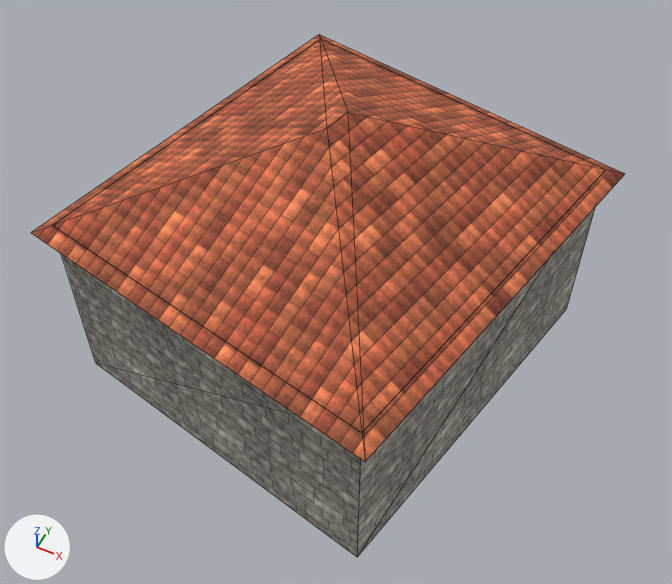
Before and after pictures for a commit that changed the glTF model world/bridgehollow/export/models/buildings/bld_gate_watch.glb.
One viewpoint serves both versions: a camera (50 mm lens) standing at (5.96, -11.97, 16.43) and looking at (0.35, -0.75, 2.4). Lighting does not change. The marker at lower left points along +X, +Y and +Z. The older version comes first. Mesh edges are drawn as thin lines. Vertices at exactly the same position are counted once.

The first picture shows 'bld_gate_watch'.
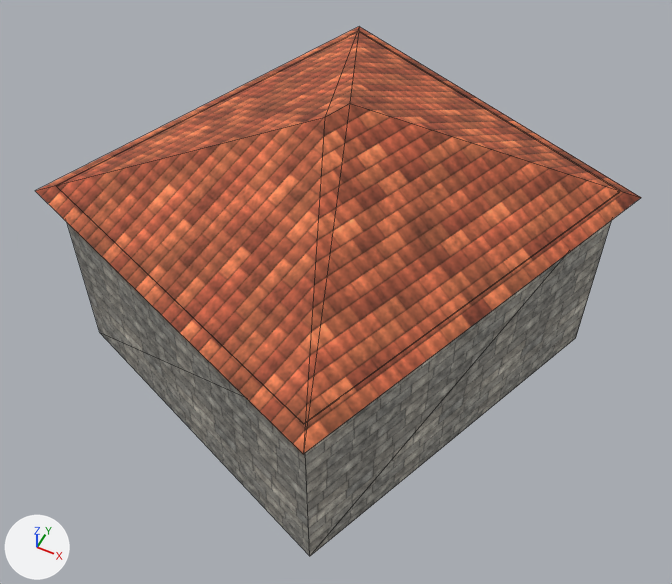
Location of each change, [x1, y1, x2, y2] in pixels of the pictures (672 x 584 px; the box of a moved part takes in the faces that stretch with it):
'bld_gate_watch', reshaped
    before: [31, 34, 625, 557]
    after: [36, 27, 641, 556]
part 1 of me_bld_gate_watch, moved or reshaped
    before: [31, 34, 625, 462]
    after: [36, 27, 641, 454]
part 2 of me_bld_gate_watch, moved or reshaped
    before: [61, 208, 595, 557]
    after: [67, 175, 612, 556]

Patch to the scene script:
```diff
--- a/world/bridgehollow/export/models/buildings/bld_gate_watch.glb.py
+++ b/world/bridgehollow/export/models/buildings/bld_gate_watch.glb.py
@@ me_bld_gate_watch @@
 # used by ob_bld_gate_watch; location = (0.0, 0.0, 0.0)
-me_bld_gate_watch.from_pydata(...)  # 18 vertices, 16 faces; spans x -4.78..4.78, y -5.01..5.01, z 0.0..6.07
-me_bld_gate_watch.vertices[6].co = (2.74, -4.65, 0.0)  # pixel (357, 557)
-me_bld_gate_watch.vertices[7].co = (4.42, 3.09, 0.0)  # pixel (566, 308)
-me_bld_gate_watch.vertices[8].co = (4.42, 3.09, 4.24)  # pixel (605, 169)
-me_bld_gate_watch.vertices[9].co = (2.74, -4.65, 4.24)  # pixel (361, 432)
-me_bld_gate_watch.vertices[10].co = (-2.74, 4.65, 0.0)
-me_bld_gate_watch.vertices[11].co = (-2.74, 4.65, 4.24)  # pixel (320, 38)
-me_bld_gate_watch.vertices[12].co = (-4.42, -3.09, 0.0)  # pixel (95, 363)
-me_bld_gate_watch.vertices[13].co = (-4.42, -3.09, 4.24)  # pixel (52, 225)
-me_bld_gate_watch.vertices[14].co = (2.74, -4.65, 4.22)  # pixel (361, 433)
-me_bld_gate_watch.vertices[15].co = (4.42, 3.09, 4.22)  # pixel (605, 170)
-me_bld_gate_watch.vertices[16].co = (-2.74, 4.65, 4.22)  # pixel (320, 39)
-me_bld_gate_watch.vertices[17].co = (-4.42, -3.09, 4.22)  # pixel (52, 225)
+me_bld_gate_watch.from_pydata(...)  # 18 vertices, 16 faces; spans x -5.26..5.26, y -5.43..5.43, z 0.0..6.28
+# me_bld_gate_watch part 1: the loose piece of 6 vertices spanning x -4.78..4.78, y -5.01..5.01, z 4.08..6.07 is turned -9.2 degrees about the z axis through its middle, then moved by (0.0, 0.0, 0.21)
+# me_bld_gate_watch part 2
+me_bld_gate_watch.vertices[6].co = (1.94, -5.02, 0.0)  # pixel (309, 556)
+me_bld_gate_watch.vertices[7].co = (4.86, 2.35, 0.0)  # pixel (575, 337)
+me_bld_gate_watch.vertices[8].co = (4.86, 2.35, 4.45)  # pixel (620, 190)
+me_bld_gate_watch.vertices[9].co = (1.94, -5.02, 4.45)  # pixel (303, 423)
+me_bld_gate_watch.vertices[10].co = (-1.96, 5.03, 0.0)
+me_bld_gate_watch.vertices[11].co = (-1.96, 5.03, 4.45)  # pixel (358, 30)
+me_bld_gate_watch.vertices[12].co = (-4.86, -2.34, 0.0)  # pixel (99, 332)
+me_bld_gate_watch.vertices[13].co = (-4.86, -2.34, 4.45)  # pixel (55, 185)
+me_bld_gate_watch.vertices[14].co = (1.94, -5.02, 4.43)  # pixel (303, 424)
+me_bld_gate_watch.vertices[15].co = (4.86, 2.35, 4.43)  # pixel (620, 191)
+me_bld_gate_watch.vertices[16].co = (-1.96, 5.03, 4.43)  # pixel (358, 31)
+me_bld_gate_watch.vertices[17].co = (-4.86, -2.34, 4.43)  # pixel (56, 186)
 me_bld_gate_watch.materials.append(mat_mat_red_tile)
```
